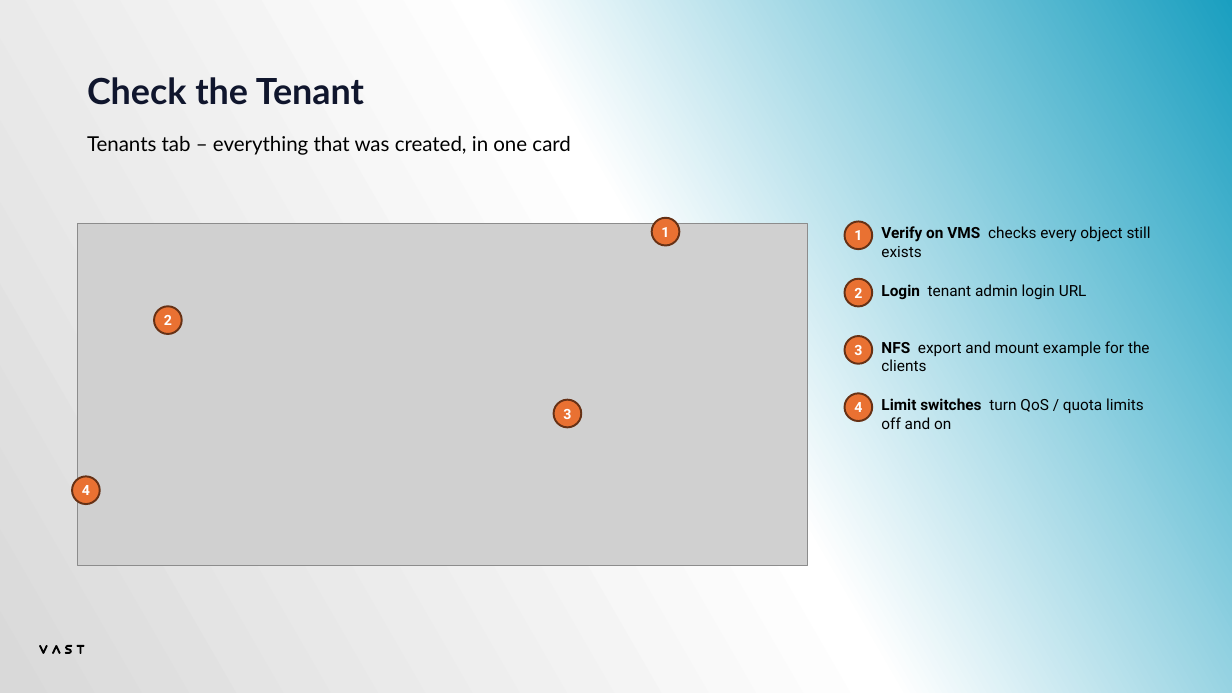
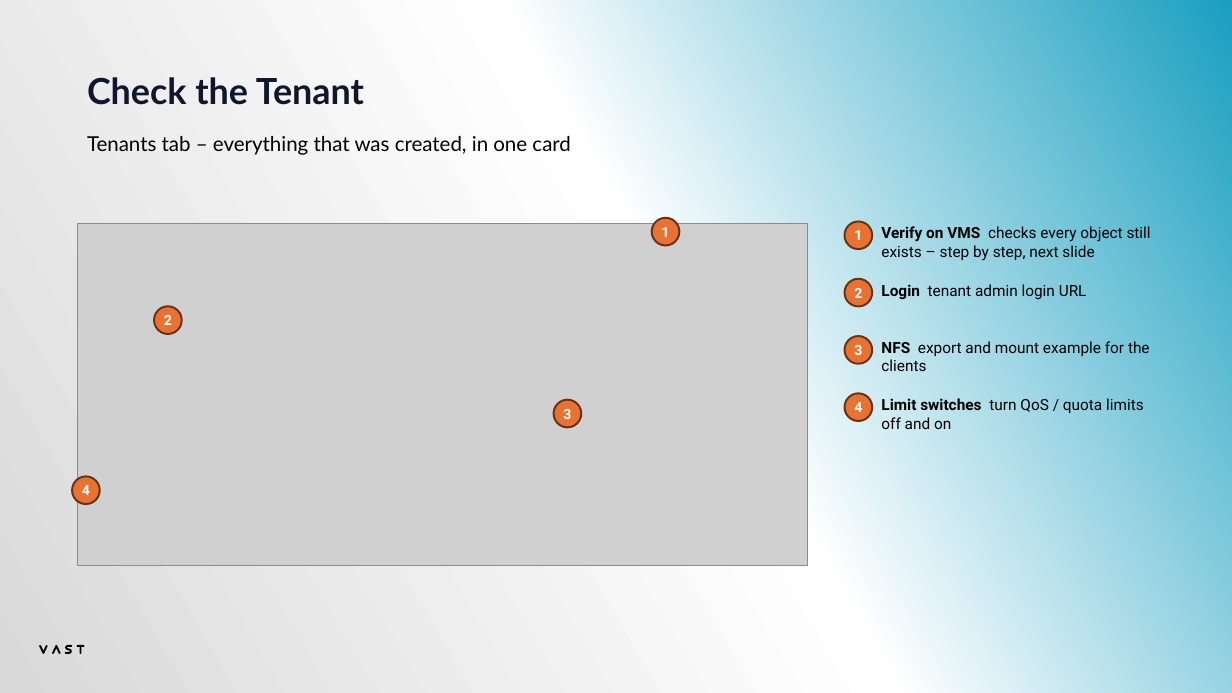
Before and after one commit to alexaung-staryskai/vast-test-automation, a slide deck: slide 13 of VAST Test Bench - Tester Manual.pptx (slide 11 before the commit). Drawn at 1232x693 pixels with LibreOffice and Linux fonts; fonts in the diff are those of the drawing; grey boxes stand for pictures. Boxes give left, top, right and bottom in pixels: in the first picture for what was removed or moved away, otherwise in the second. Text is boxed around its words. In the diff, an @@ line names an element or a change of style, - is before the commit and + after.

```diff
--- a/VAST Test Bench - Tester Manual.pptx
+++ b/VAST Test Bench - Tester Manual.pptx
@@ text at bbox=[881, 226, 1151, 261]: text changed @@
-Verify on VMS checks every object still exists
+Verify on VMS checks every object still exists – step by step, next slide
```
Also in this commit, not shown: 7 other slides changed, 10 slides added, 21 other files.
